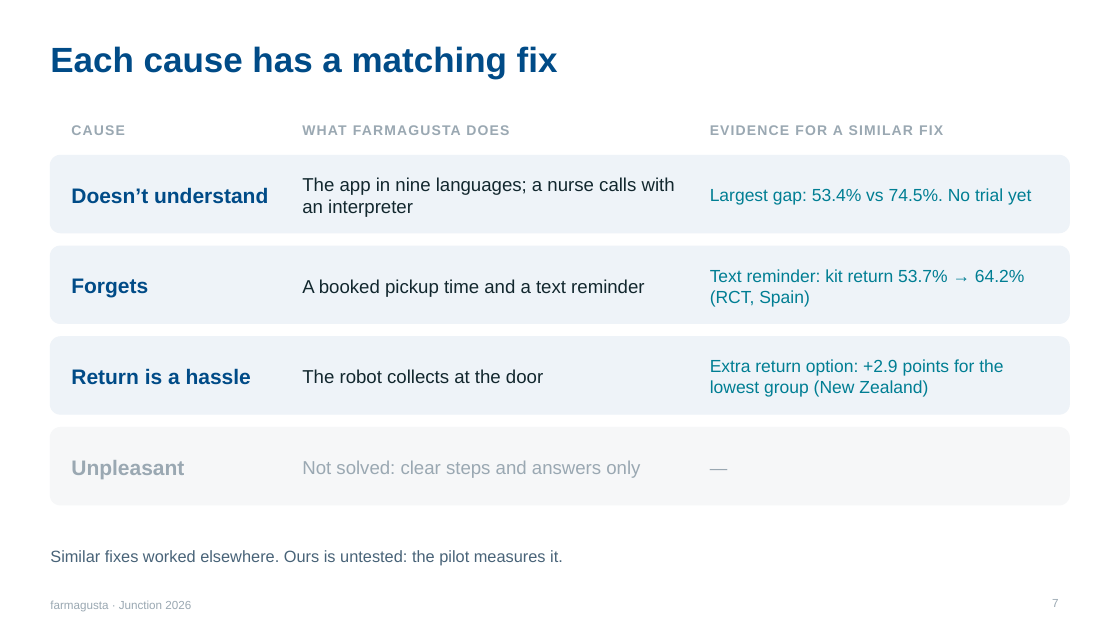
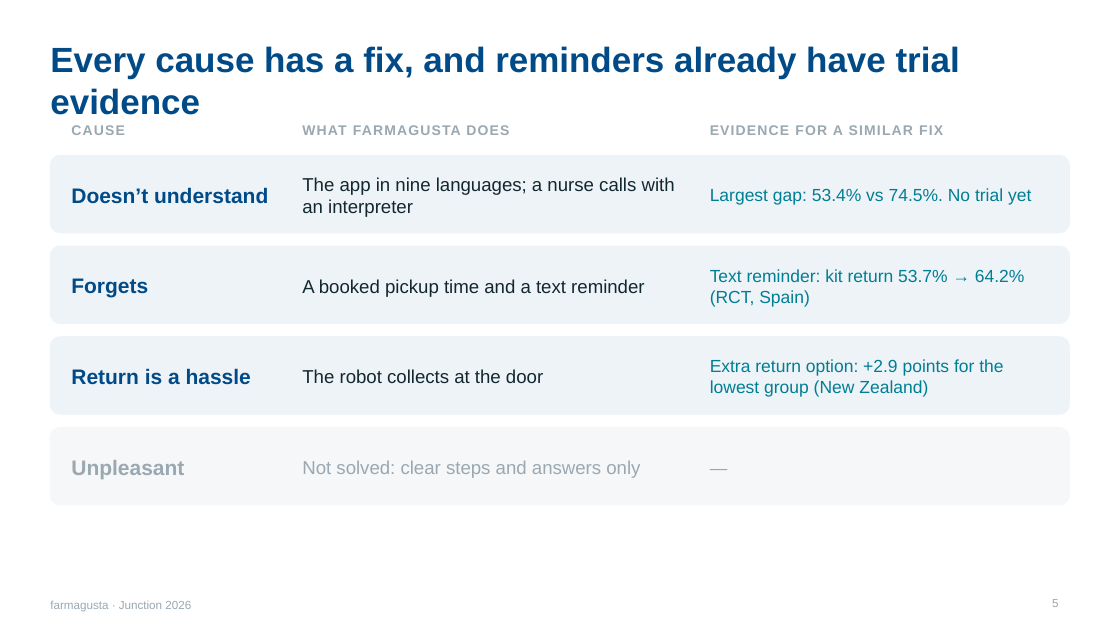
Before and after one commit to rromppanen/junction26, a slide deck: slide 5 of docs/pitch/farmagusta-screening-attendance.pptx (slide 7 before the commit). Drawn at 1120x630 pixels with LibreOffice and Linux fonts; fonts in the diff are those of the drawing. Boxes give left, top, right and bottom in pixels: in the first picture for what was removed or moved away, otherwise in the second. Text is boxed around its words. In the diff, an @@ line names an element or a change of style, - is before the commit and + after.

```diff
--- a/docs/pitch/farmagusta-screening-attendance.pptx
+++ b/docs/pitch/farmagusta-screening-attendance.pptx
@@ title at bbox=[50, 46, 960, 115]: text changed @@
-Each cause has a matching fix
+Every cause has a fix, and reminders already have trial evidence
@@ text removed at bbox=[50, 550, 563, 566] @@
-Similar fixes worked elsewhere. Ours is untested: the pilot measures it.
@@ page number at bbox=[1052, 599, 1058, 607]: text changed @@
-7
+5
```
Also in this commit, not shown: 9 other slides changed.
